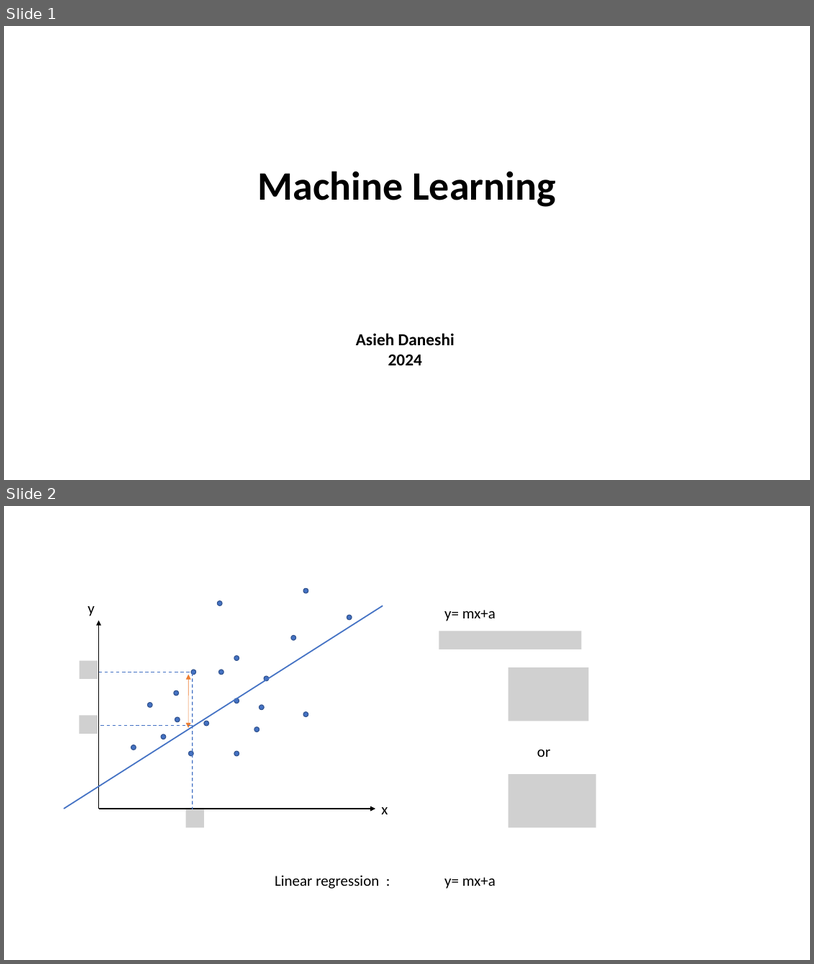
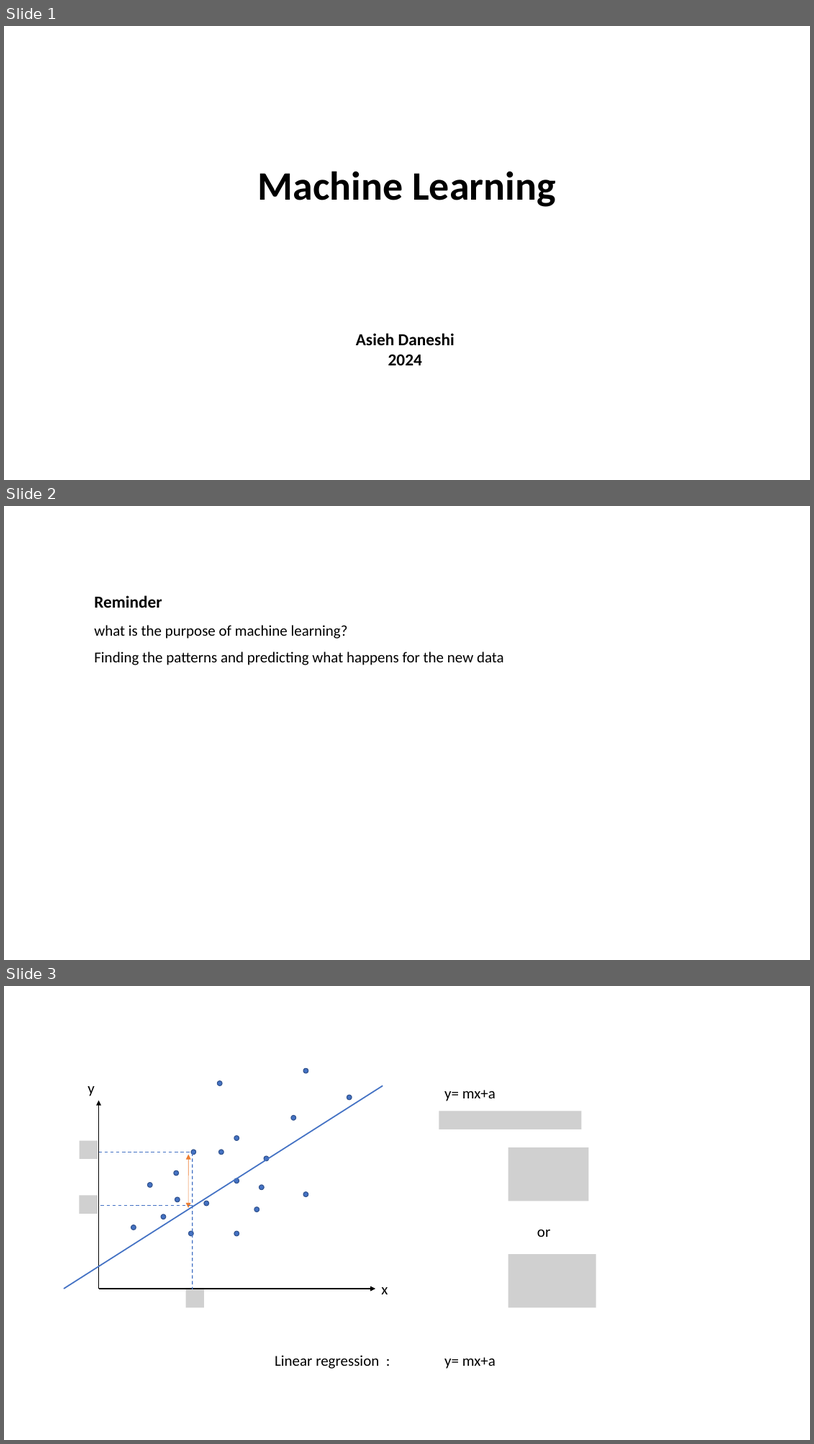
Before and after one commit to Asieh-Daneshi/MachineLearningMaterial, a slide deck: S4_Session4.pptx. Shown one above the other, each under a label of ours: slides 1 and 2 before the commit, slides 1, 2 and 3 after it. The pictures are 814x964 and 814x1444 pixels, drawn with LibreOffice and Linux fonts; fonts in the diff are those of the drawing; grey boxes stand for pictures. Boxes give left, top, right and bottom in pixels: in the first picture for what was removed or moved away, otherwise in the second. Text is boxed around its words. In the diff, an @@ line names an element or a change of style, - is before the commit and + after.

```diff
--- a/S4_Session4.pptx
+++ b/S4_Session4.pptx
@@ slide 2 added at <box>4,506,810,960</box>, background #FFFFFF @@
@@ text added at <box>94,595,504,665</box>, 18 pt, text #000000 @@
+Reminder
+what is the purpose of machine learning?
+Finding the patterns and predicting what happens for the new data
@@ what was slide 2 is now slide 3 @@
```
Also in this commit, not shown: 1 slide changed, 1 other slide added.
